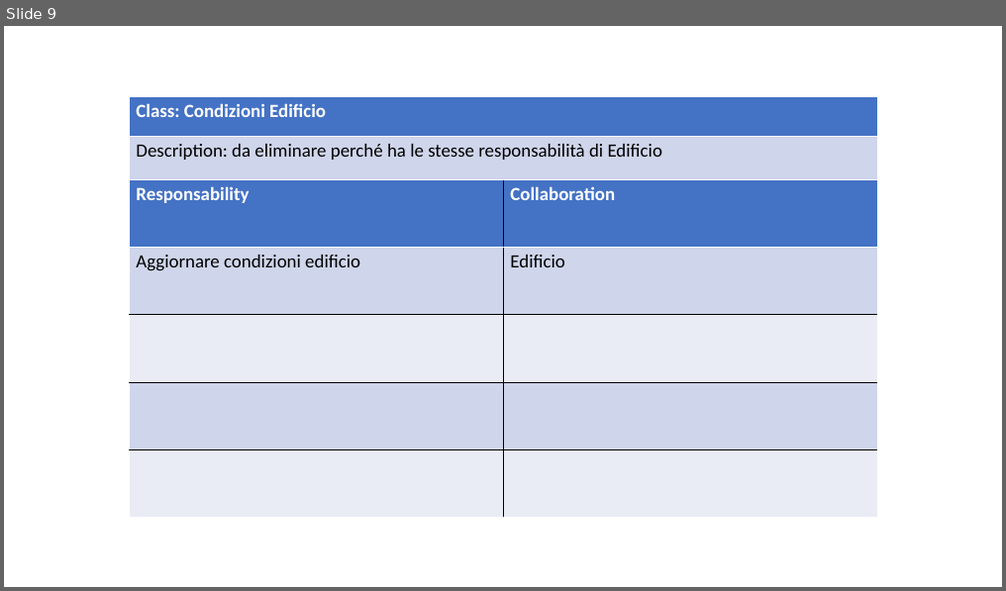
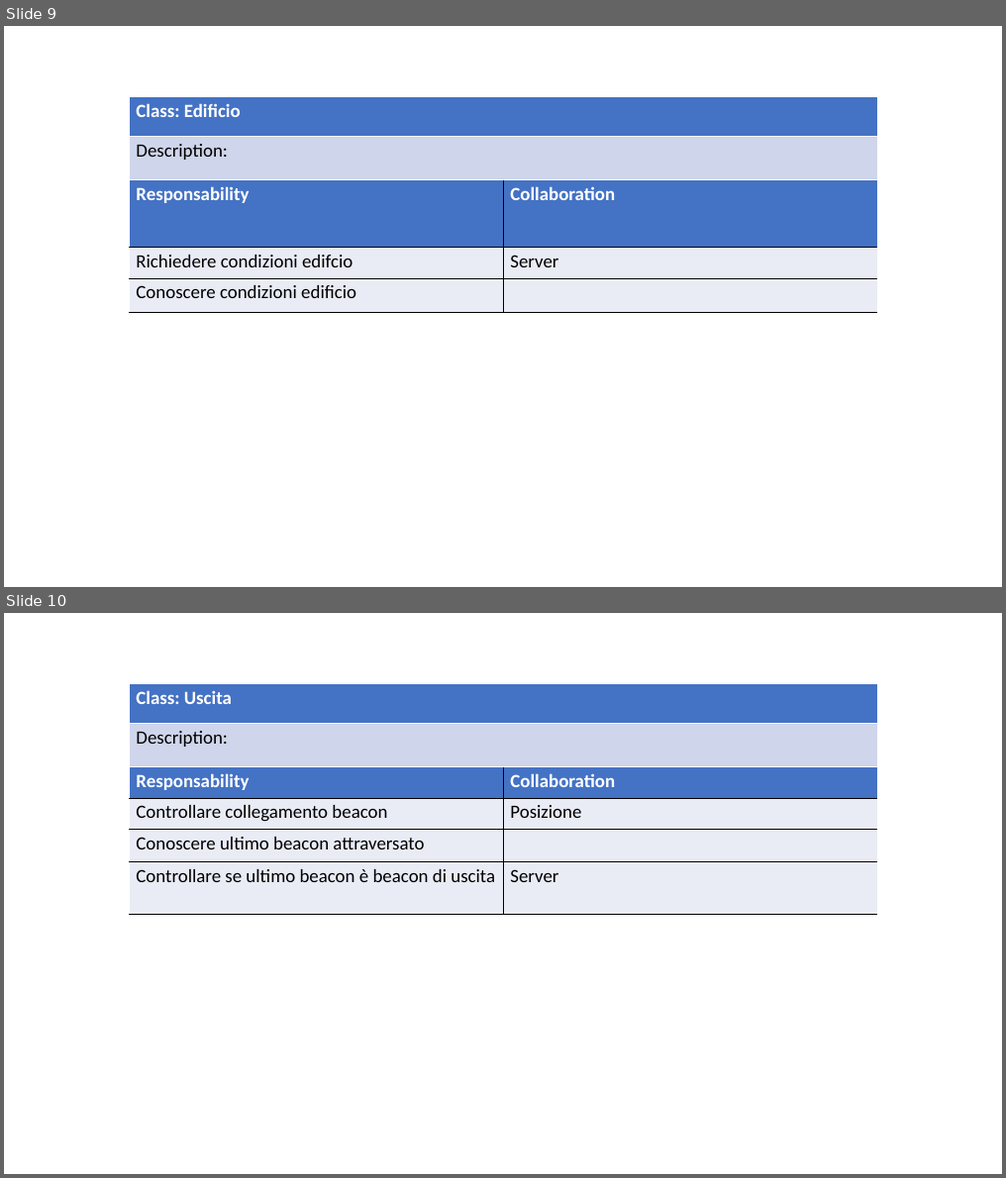
Before and after one commit to ecorradini/ProgettoIDS, a slide deck: AnalisiRequisiti/CRC/UT4/CRC_UT4.ppt. Shown one above the other, each under a label of ours: slide 9 before the commit, slides 9 and 10 after it. The pictures are 1006x591 and 1006x1178 pixels, drawn with LibreOffice and Linux fonts; fonts in the diff are those of the drawing. Boxes give left, top, right and bottom in pixels: in the first picture for what was removed or moved away, otherwise in the second. Text is boxed around its words. In the diff, an @@ line names an element or a change of style, - is before the commit and + after.

```diff
--- a/AnalisiRequisiti/CRC/UT4/CRC_UT4.ppt
+++ b/AnalisiRequisiti/CRC/UT4/CRC_UT4.ppt
@@ slide 10 added at [4,613,1002,1174], background #FFFFFF @@
@@ table added at [129,683,878,767], 2 rows, 1 columns @@
+Class: Uscita
+Description:
@@ table added at [129,766,877,933], 4 rows, 2 columns @@
+Responsability | Collaboration
+Controllare collegamento beacon | Posizione
+Conoscere ultimo beacon attraversato | 
+Controllare se ultimo beacon è beacon di uscita | Server
@@ slide 9 changed as well @@
@@ table at [129,96,878,180] @@
-row 1, column 1: Class: Condizioni Edificio
+row 1, column 1: Class: Edificio
-row 2, column 1: Description: da eliminare perché ha le stesse responsabilità di Edificio
+row 2, column 1: Description:
@@ borders changed @@
@@ table at [129,179,877,312] @@
-row 2: Aggiornare condizioni edificio | Edificio
-row 3:  | 
-row 4:  | 
-row 5:  | 
+row 2: Richiedere condizioni edifcio | Server
+row 3: Conoscere condizioni edificio | 
```
Also in this commit, not shown: 3 other slides changed, 5 other slides added, 8 slides removed.
